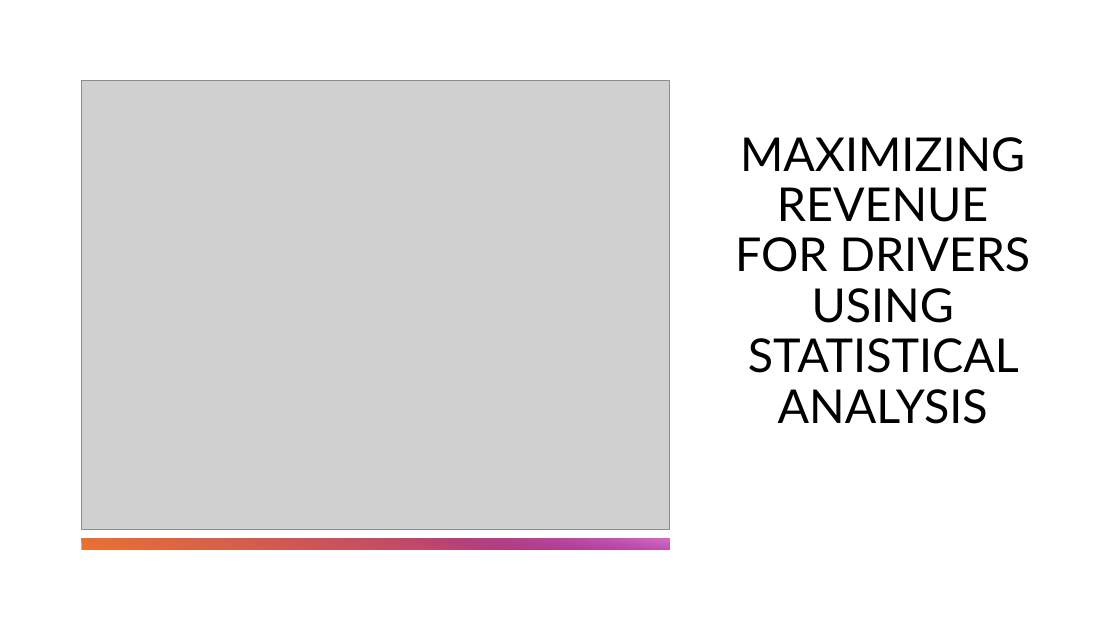
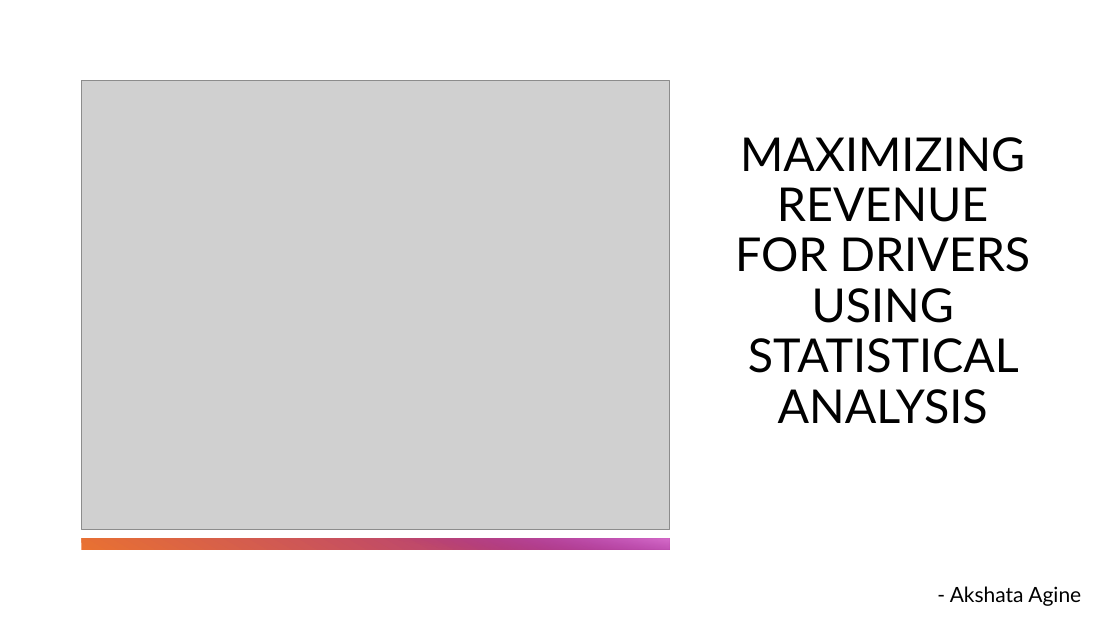
Before and after one commit to Aagine/Statistical-Analysis, a slide deck: slide 1 of Revenue Stats.pptx. Drawn at 1120x630 pixels with LibreOffice and Linux fonts; fonts in the diff are those of the drawing; grey boxes stand for pictures. Boxes give left, top, right and bottom in pixels: in the first picture for what was removed or moved away, otherwise in the second. Text is boxed around its words. In the diff, an @@ line names an element or a change of style, - is before the commit and + after.

Commit message:
Made changes in pdf and ppt file

```diff
--- a/Revenue Stats.pptx
+++ b/Revenue Stats.pptx
@@ text added at (950, 586, 1081, 606), 18 pt, text #000000 @@
+- Akshata Agine
```
Also in this commit, not shown: 1 other file.
